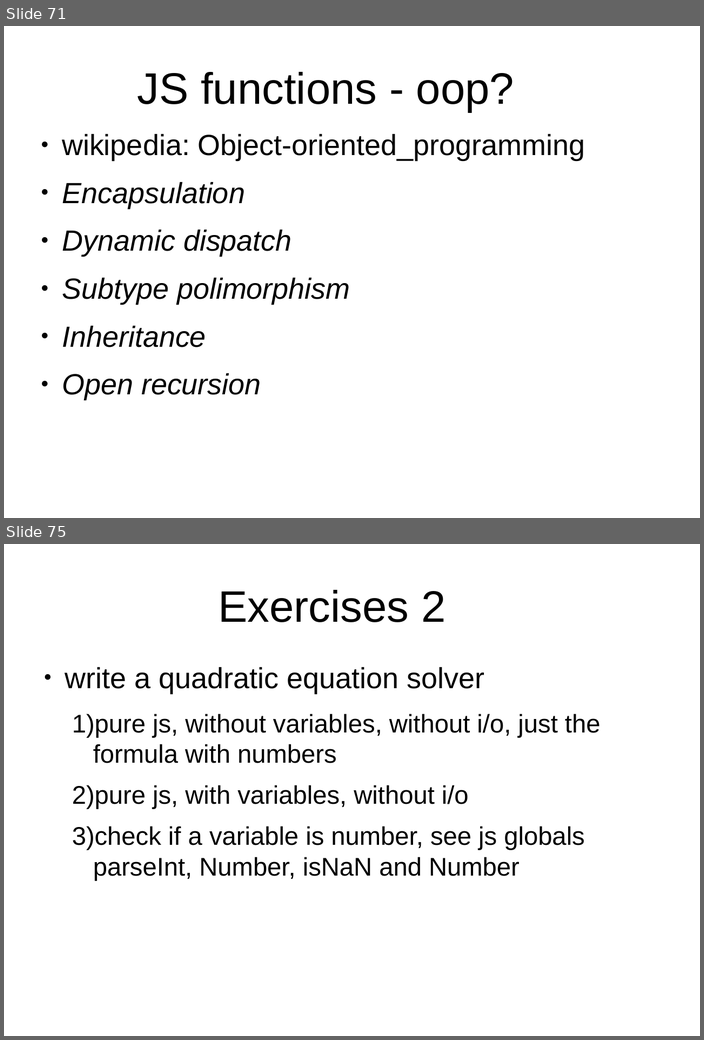
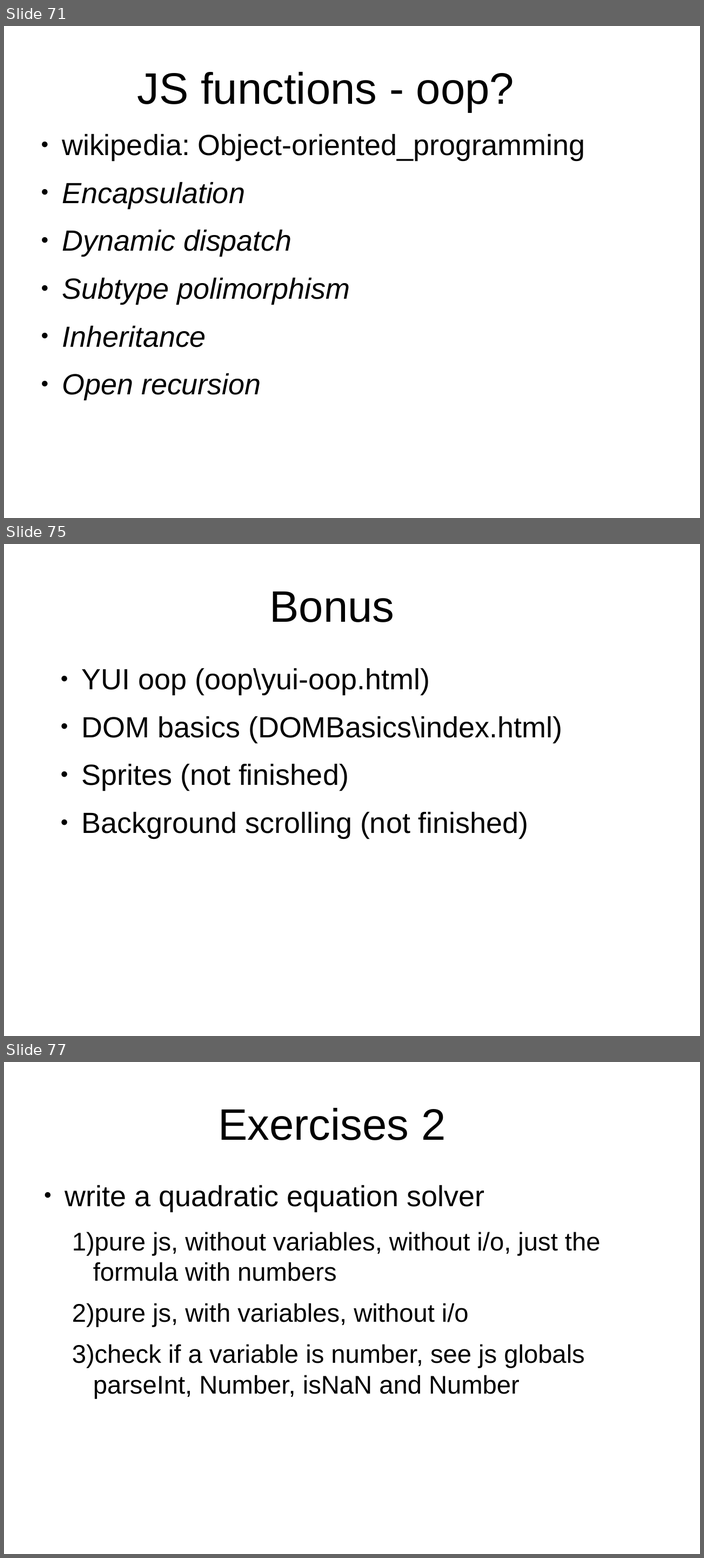
Before and after one commit to peterborkuti/other, a slide deck: JavaScriptBasics/jsbasics-slide.odp. Shown one above the other, each under a label of ours: slides 71 and 75 before the commit, slides 71, 75 and 77 after it; the slides between them are not shown. The pictures are 704x1040 and 704x1558 pixels, drawn with LibreOffice and Linux fonts; fonts in the diff are those of the drawing; background and template pictures are left out. Boxes give left, top, right and bottom in pixels: in the first picture for what was removed or moved away, otherwise in the second. Text is boxed around its words. In the diff, an @@ line names an element or a change of style, - is before the commit and + after.

```diff
--- a/JavaScriptBasics/jsbasics-slide.odp
+++ b/JavaScriptBasics/jsbasics-slide.odp
@@ slide 75 added at (4,544,700,1036), background #FFFFFF @@
@@ title added at (269,592,394,622), 53.3 pt, text #000000 @@
+Bonus
@@ text added at (81,668,562,838), 35.3 pt, text #000000 @@
+● YUI oop (oop\yui-oop.html)
+● DOM basics (DOMBasics\index.html)
+● Sprites (not finished)
+● Background scrolling (not finished)
@@ what was slide 75 is now slide 77 @@
```
Also in this commit, not shown: 9 slides changed, 1 other slide added, 12 other files.
